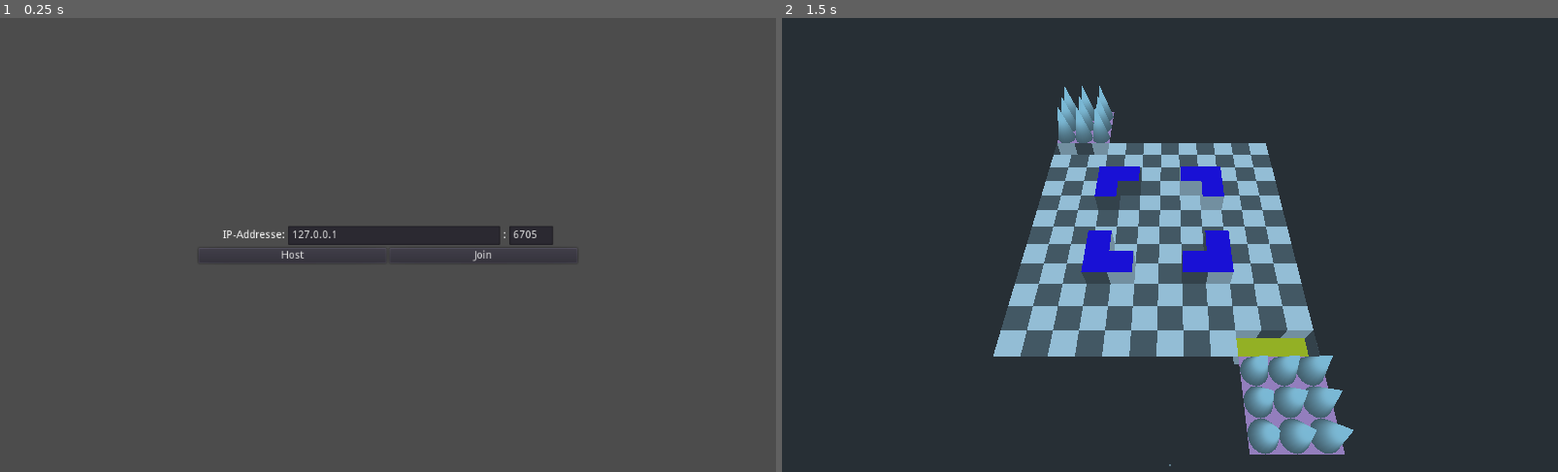
Above: before the commit, frames 1-2 (left to right).
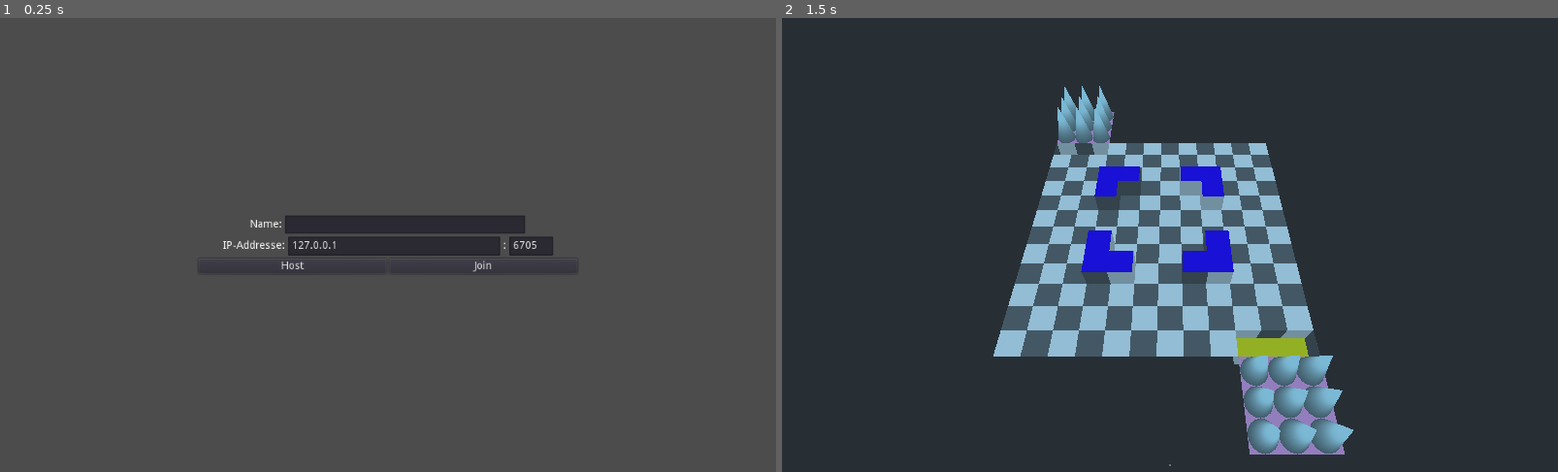
Above: after the commit, the same moments.

Repository: MrJustreborn/BattleMess
Game: Godot game, scene res://ui/main_menu.tscn
Same seed, same stepped clock (60 frames per second), same inputs: the game is played once before the commit and once after it. The engine's default icon, where the game draws it, is replaced by a stand-in: a white triangle on a blue panel in a dark square.
Inputs (mouse positions are in pixels of both pictures, inside the frame that each line leads up to):
- Up to frame 1 (0.25 s): no input
- Up to frame 2 (1.5 s): click "Join" at 0.5 s; tap Enter (ui_accept) at 1.25 s; move the mouse to (1340, 222) at 1.27 s; hold Up (ui_up) from 1.28 s (still down); click (1340, 222) at 1.42 s

The runs differ from the first frame. In frame 1, 1.7% of the frame differs, in the area x 25-75%, y 43-57%; in frame 2, nothing differs.

Commit message:
Set player_name

Diff:
--- a/godot/singelton/globals.gd
+++ b/godot/singelton/globals.gd
@@ -2,6 +2,7 @@
 
 var ip: String;
 var port: int;
+var player_name: String;
 
 func _ready():
 	pass
--- a/godot/singelton/network.gd
+++ b/godot/singelton/network.gd
@@ -42,9 +42,10 @@
 func join_server():
 	var peer_join = NetworkedMultiplayerENet.new()
 	var err = peer_join.create_client(globals.ip, globals.port)#, 0, 0, 8520) # local-port: needed for NAT-punchtrough
-	get_tree().set_network_peer(peer_join)
-	#checks:
-	print("Joining...This is my ID: ", str(get_tree().get_network_unique_id()))
+	if err == OK:
+		get_tree().set_network_peer(peer_join)
+		#checks:
+		print("Joining...This is my ID: ", str(get_tree().get_network_unique_id()))
 	return err;
 
 func _player_connected(id): #when someone else connects, I will register the player into my player list dictionary
@@ -52,25 +53,31 @@
 	#rpc("register_player", get_tree().get_network_unique_id())
 	register_player(id)
 
-remote func register_player(id):
-	print("Everyone sees this.. adding this id to your array! ", id) # everyone sees this
+master func _set_name(player_name):
+	var origin = get_tree().get_rpc_sender_id();
+	register_player(origin, player_name);
+
+remote func register_player(id, player_name = ""):
+	print("Everyone sees this.. adding this id to your array! ", id, "(",player_name,")") # everyone sees this
 	#the server will see this... better tell this guy who else is already in...
 	#if !(id in players):
-	players[id] = ""
+	players[id] = player_name
 
 	# Server sends the info of existing players back to the new player
 	if get_tree().is_network_server():
 		# Send my info to the new player
-		rpc_id(id, "register_player", 1) #rpc_id only targets player with specified ID
+		rpc_id(id, "register_player", 1, globals.player_name) #rpc_id only targets player with specified ID
 
 		# Send the info of existing players to the new player from ther server's personal list
 		for peer_id in players:
-			rpc_id(id, "register_player", peer_id) #rpc_id only targets player with specified ID
+			rpc_id(id, "register_player", peer_id, players[peer_id]) #rpc_id only targets player with specified ID
 		rpc("update_player_list") # not needed, just double checks everyone on same page
+	elif players[get_tree().get_network_unique_id()] != globals.player_name:
+		rpc("_set_name", globals.player_name);
 #Not needed, double check everyone on sme page
 remote func update_player_list():
 	for x in players:
-		print(x)
+		print("Player: ", x, " -> ", players[x]);
 
 
 
--- a/godot/ui/main_menu.gd
+++ b/godot/ui/main_menu.gd
@@ -3,6 +3,7 @@
 onready var globals = $"/root/globals";
 onready var ip_label = get_node("VBoxContainer/HBoxContainer2/ip");
 onready var port = get_node("VBoxContainer/HBoxContainer2/port");
+onready var player_name = get_node("VBoxContainer/HBoxContainer3/name");
 
 func _ready():
 	pass
@@ -10,6 +11,7 @@
 func _set_address():
 	globals.ip = ip_label.text;
 	globals.port = int(port.text);
+	globals.player_name = player_name.text;
 
 func _on_Host_pressed():
 	_set_address()
--- a/godot/ui/main_menu.tscn
+++ b/godot/ui/main_menu.tscn
@@ -21,14 +21,45 @@
 
 [node name="MarginContainer" type="MarginContainer" parent="VBoxContainer"]
 margin_right = 1004.0
-margin_bottom = 261.0
+margin_bottom = 247.0
+size_flags_horizontal = 3
+size_flags_vertical = 3
+
+[node name="HBoxContainer3" type="HBoxContainer" parent="VBoxContainer"]
+margin_top = 251.0
+margin_right = 1004.0
+margin_bottom = 275.0
+
+[node name="MarginContainer5" type="MarginContainer" parent="VBoxContainer/HBoxContainer3"]
+margin_right = 316.0
+margin_bottom = 24.0
+size_flags_horizontal = 3
+size_flags_vertical = 3
+
+[node name="Label" type="Label" parent="VBoxContainer/HBoxContainer3"]
+margin_left = 320.0
+margin_top = 5.0
+margin_right = 362.0
+margin_bottom = 19.0
+text = "Name:"
+
+[node name="name" type="LineEdit" parent="VBoxContainer/HBoxContainer3"]
+margin_left = 366.0
+margin_right = 682.0
+margin_bottom = 24.0
+size_flags_horizontal = 3
+
+[node name="MarginContainer6" type="MarginContainer" parent="VBoxContainer/HBoxContainer3"]
+margin_left = 686.0
+margin_right = 1004.0
+margin_bottom = 24.0
 size_flags_horizontal = 3
 size_flags_vertical = 3
 
 [node name="HBoxContainer2" type="HBoxContainer" parent="VBoxContainer"]
-margin_top = 265.0
+margin_top = 279.0
 margin_right = 1004.0
-margin_bottom = 290.0
+margin_bottom = 304.0
 
 [node name="MarginContainer3" type="MarginContainer" parent="VBoxContainer/HBoxContainer2"]
 margin_right = 280.0
@@ -75,9 +106,9 @@
 size_flags_vertical = 3
 
 [node name="HBoxContainer" type="HBoxContainer" parent="VBoxContainer"]
-margin_top = 294.0
+margin_top = 308.0
 margin_right = 1004.0
-margin_bottom = 314.0
+margin_bottom = 328.0
 size_flags_horizontal = 3
 
 [node name="MarginContainer5" type="MarginContainer" parent="VBoxContainer/HBoxContainer"]
@@ -108,7 +139,7 @@
 size_flags_vertical = 3
 
 [node name="MarginContainer2" type="MarginContainer" parent="VBoxContainer"]
-margin_top = 318.0
+margin_top = 332.0
 margin_right = 1004.0
 margin_bottom = 580.0
 size_flags_horizontal = 3
